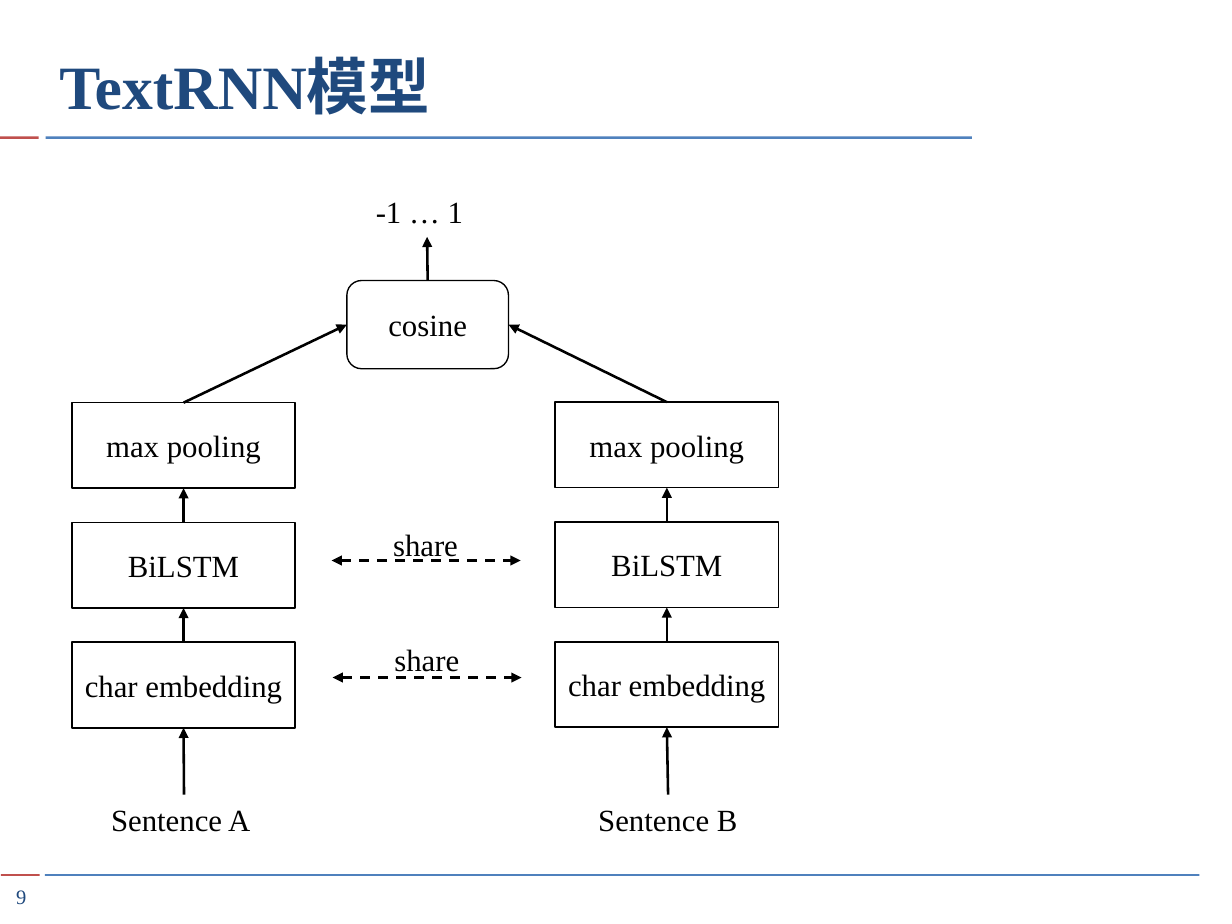
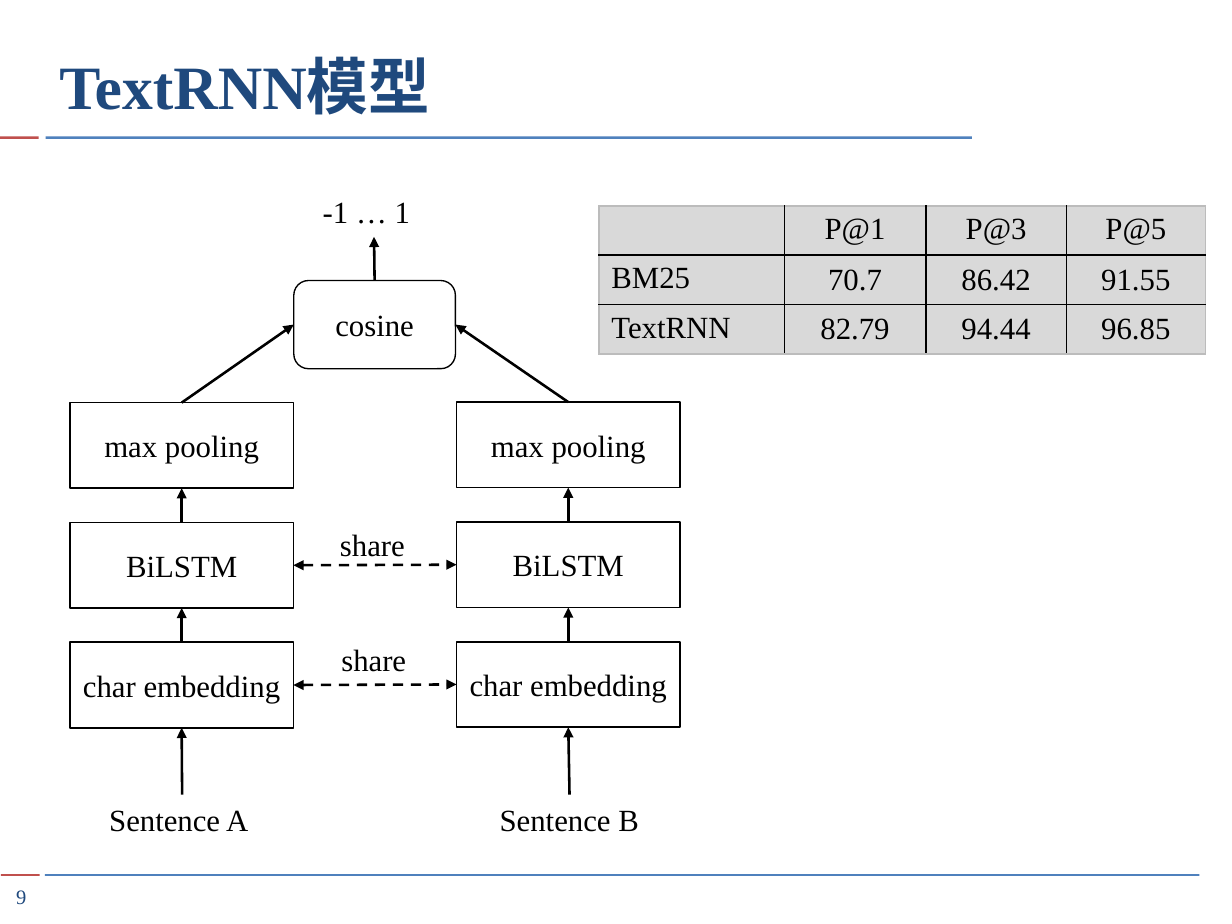
Before and after one commit to HMJW/hmjw.github.io, a slide deck: slide 9 of src/2020-9-3-text-ranker/TextRanker.pptx. Drawn at 1232x924 pixels with LibreOffice and Linux fonts; fonts in the diff are those of the drawing. Boxes give left, top, right and bottom in pixels: in the first picture for what was removed or moved away, otherwise in the second. Text is boxed around its words. In the diff, an @@ line names an element or a change of style, - is before the commit and + after.

Commit message:
TextRanker ppt

```diff
--- a/src/2020-9-3-text-ranker/TextRanker.pptx
+++ b/src/2020-9-3-text-ranker/TextRanker.pptx
@@ table added at <box>599,206,1205,354</box>, 3 rows, 4 columns @@
+ | P@1 | P@3 | P@5
+BM25 | 70.7 | 86.42 | 91.55
+TextRNN | 82.79 | 94.44 | 96.85
@@ 3 texts, 1 rounded rectangle, 1 arrow: place and size @@
-3 texts, 1 rounded rectangle, 1 arrow at <box>347,202,509,677</box>
+3 texts, 1 rounded rectangle, 1 arrow at <box>293,202,455,672</box>
@@ arrow moved from (184, 403) - (347, 324) to (181, 403) - (293, 324) @@
@@ arrow moved from (667, 402) - (509, 324) to (568, 402) - (456, 324) @@
@@ 3 rectangles, 3 arrows, 1 text: place and size @@
-3 rectangles, 3 arrows, 1 text at <box>556,402,779,832</box>
+3 rectangles, 3 arrows, 1 text at <box>457,402,680,832</box>
@@ double arrow moved from (331, 561) - (521, 561) to (293, 565) - (457, 564) @@
@@ double arrow moved from (333, 678) - (521, 678) to (293, 685) - (457, 685) @@
```
Also in this commit, not shown: 12 other slides changed.
